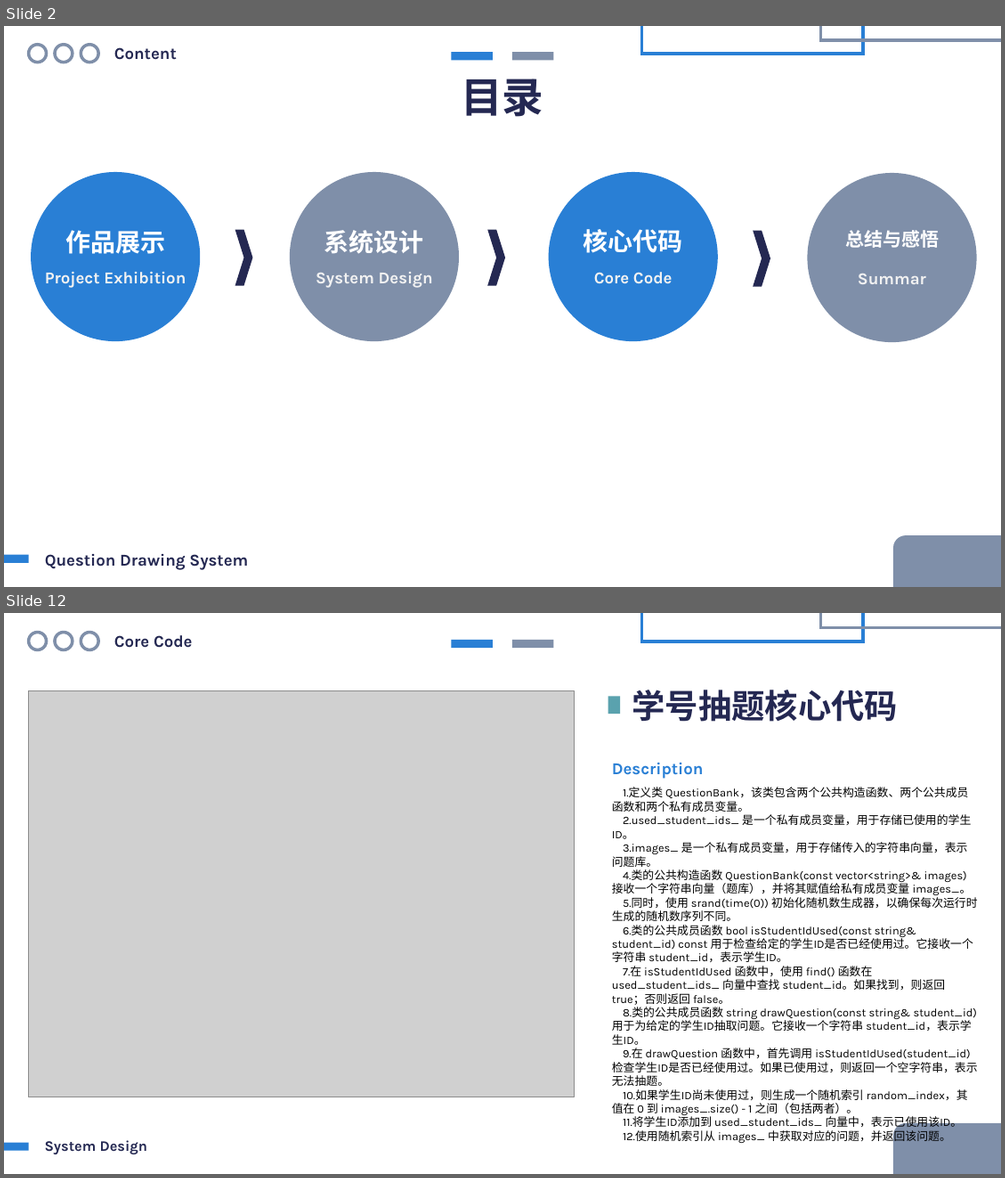
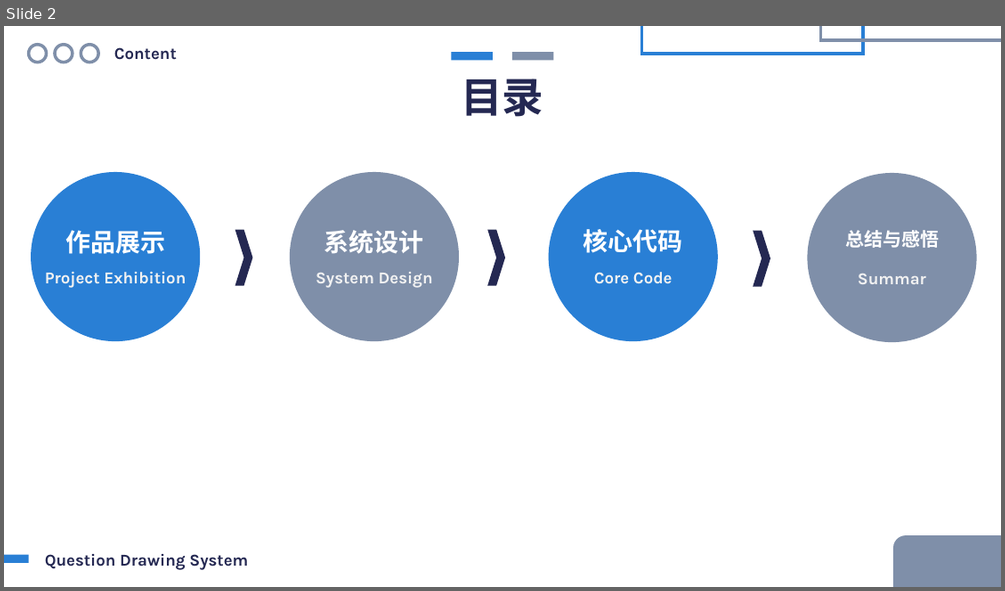
Before and after one commit to HoshiMeisa/Course-Selection-System, a slide deck: ThesisDefense.pptx. Shown one above the other, each under a label of ours: slides 2 and 12 before the commit, slide 2 after it; the slides between them are not shown. The pictures are 1005x1178 and 1005x591 pixels, drawn with LibreOffice and Linux fonts; fonts in the diff are those of the drawing; grey boxes stand for pictures. Boxes give left, top, right and bottom in pixels: in the first picture for what was removed or moved away, otherwise in the second. Text is boxed around its words. In the diff, an @@ line names an element or a change of style, - is before the commit and + after.

```diff
--- a/ThesisDefense.pptx
+++ b/ThesisDefense.pptx
@@ slide 12 removed at (4, 613, 1001, 1174), background #FFFFFF @@
@@ ellipse removed at (29, 633, 47, 650) @@
@@ ellipse removed at (55, 633, 73, 650) @@
@@ ellipse removed at (81, 633, 99, 650) @@
@@ text removed at (114, 635, 193, 648) @@
-Core Code
@@ rectangle removed at (642, 613, 863, 641) @@
@@ rectangle removed at (821, 613, 1001, 628) @@
@@ rectangle removed at (451, 640, 493, 648) @@
@@ rectangle removed at (512, 640, 554, 648) @@
@@ picture removed at (29, 690, 574, 1097) @@
@@ text removed at (631, 690, 898, 722) @@
-学号抽题核心代码
@@ rectangle removed at (608, 696, 620, 714) @@
@@ text removed at (612, 763, 704, 779) @@
-Description
@@ text removed at (612, 787, 978, 1143) @@
-1.定义类 QuestionBank，该类包含两个公共构造函数、两个公共成员函数和两个私有成员变量。
-2.used_student_ids_ 是一个私有成员变量，用于存储已使用的学生ID。
-3.images_ 是一个私有成员变量，用于存储传入的字符串向量，表示问题库。
-4.类的公共构造函数 QuestionBank(const vector<string>& images) 接收一个字符串向量（题库），并将其赋值给私有成员变量 images_。
-5.同时，使用 srand(time(0)) 初始化随机数生成器，以确保每次运行时生成的随机数序列不同。
-6.类的公共成员函数 bool isStudentIdUsed(const string& student_id) const 用于检查给定的学生ID是否已经使用过。它接收一个字符串 student_id，表示学生ID。
-7.在 isStudentIdUsed 函数中，使用 find() 函数在 used_student_ids_ 向量中查找 student_id。如果找到，则返回 true；否则返回 false。
-8.类的公共成员函数 string drawQuestion(const string& student_id) 用于为给定的学生ID抽取问题。它接收一个字符串 student_id，表示学生ID。
-9.在 drawQuestion 函数中，首先调用 isStudentIdUsed(student_id) 检查学生ID是否已经使用过。如果已使用过，则返回一个空字符串，表示无法抽题。
-10.如果学生ID尚未使用过，则生成一个随机索引 random_index，其值在 0 到 images_.size() - 1 之间（包括两者）。
-11.将学生ID添加到 used_student_ids_ 向量中，表示已使用该ID。
-12.使用随机索引从 images_ 中获取对应的问题，并返回该问题。
@@ rectangle removed at (4, 1143, 28, 1151) @@
@@ text removed at (45, 1140, 148, 1154) @@
-System Design
@@ rounded rectangle removed at (893, 1123, 1001, 1174) @@
```
Also in this commit, not shown: 3 slides changed, 1 slide added, 8 other slides removed.
